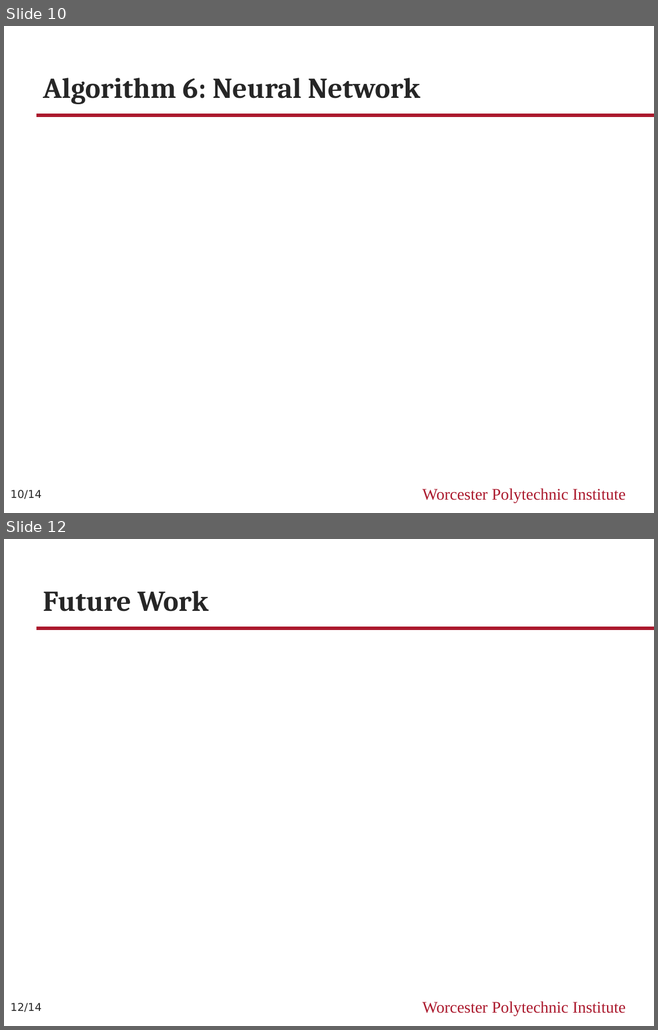
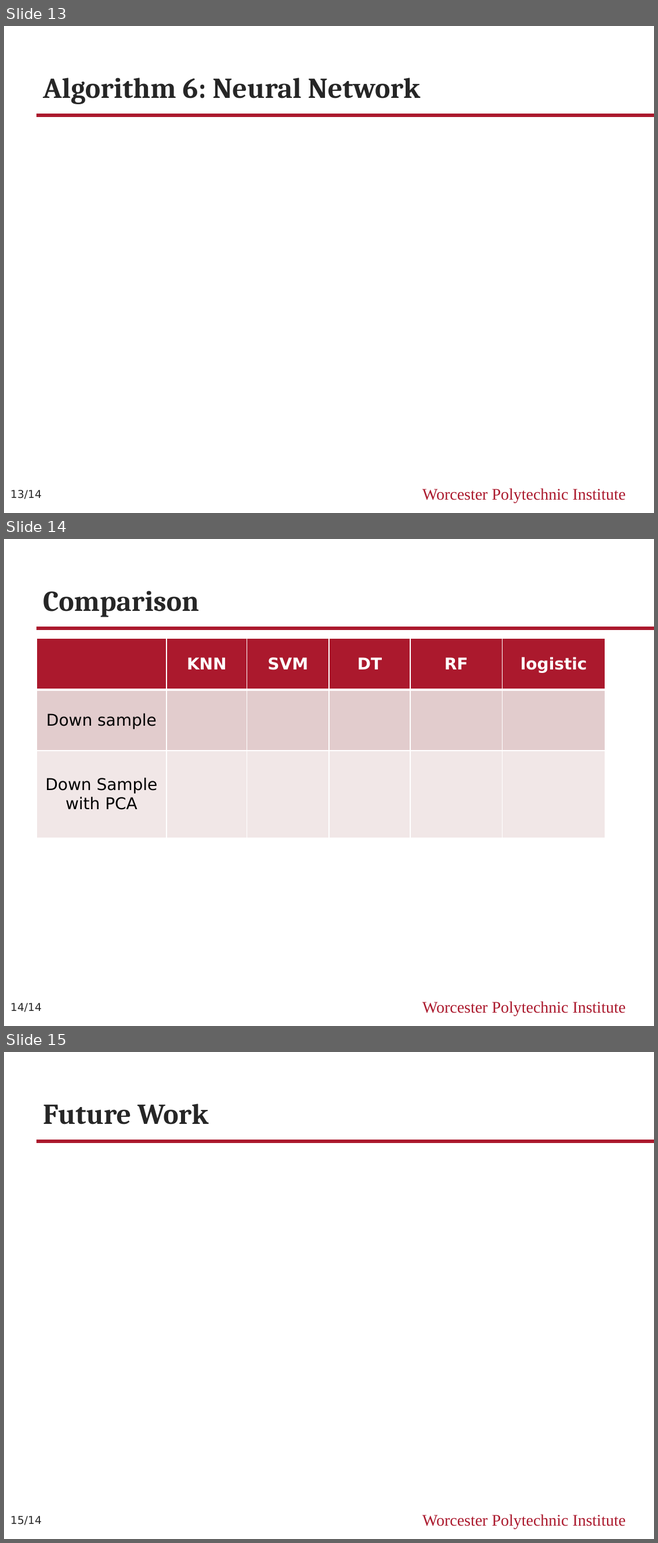
Before and after one commit to WPI-CS539/LendingClub, a slide deck: CS539ML_Final_Presentation.pptx. Shown one above the other, each under a label of ours: slides 10 and 12 before the commit, slides 13, 14 and 15 after it; the slides between them are not shown. The pictures are 658x1030 and 658x1543 pixels, drawn with LibreOffice and Linux fonts; fonts in the diff are those of the drawing. Boxes give left, top, right and bottom in pixels: in the first picture for what was removed or moved away, otherwise in the second. Text is boxed around its words. In the diff, an @@ line names an element or a change of style, - is before the commit and + after.

```diff
--- a/CS539ML_Final_Presentation.pptx
+++ b/CS539ML_Final_Presentation.pptx
@@ slide 14 added at box(4, 539, 654, 1026), background #FFFFFF; not listed: 2 template elements that a slide beside it also shows @@
@@ title added at box(43, 591, 199, 617), 32 pt, text #262626, bold @@
+Comparison
@@ table added at box(36, 638, 605, 838), 3 rows, 6 columns @@
+ | KNN | SVM | DT | RF | logistic
+Down sample |  |  |  |  | 
+Down Sample with PCA |  |  |  |  | 
@@ page number added at box(10, 1003, 42, 1012), 12 pt, text #262626 @@
+14/14
@@ what was slide 10 is now slide 13 @@
@@ page number at box(10, 490, 42, 499): text changed @@
-10/14
+13/14
@@ what was slide 12 is now slide 15 @@
@@ page number at box(10, 1516, 42, 1525): text changed @@
-12/14
+15/14
```
Also in this commit, not shown: 2 slides changed, 3 other slides added, 1 slide removed.
